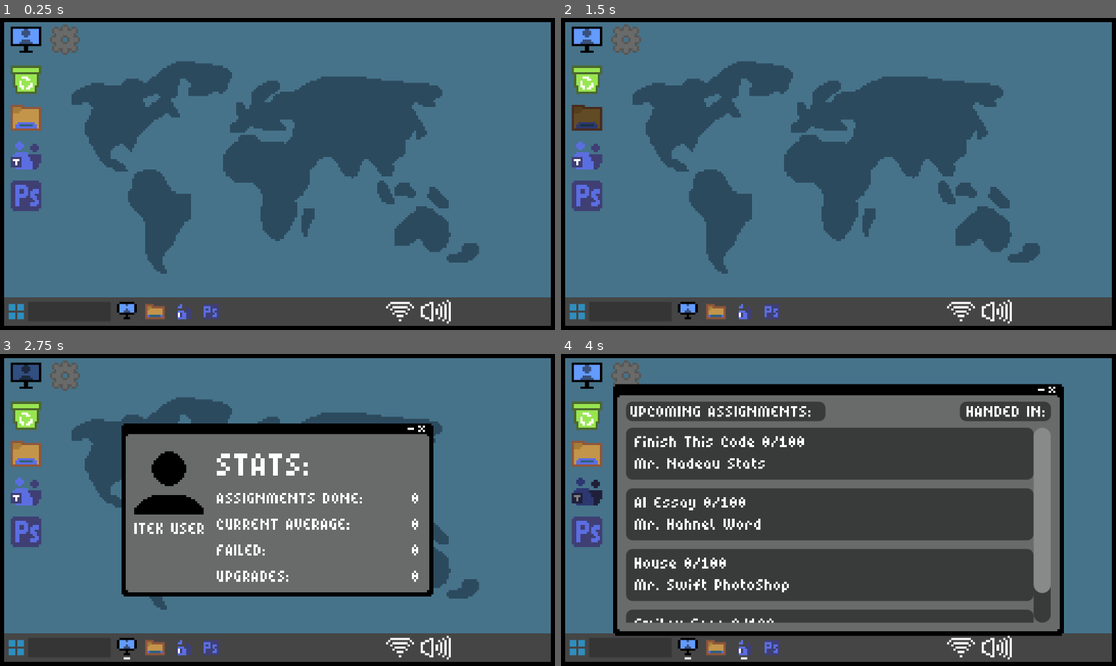
Above: before the commit, frames 1-4 (two rows, left to right).
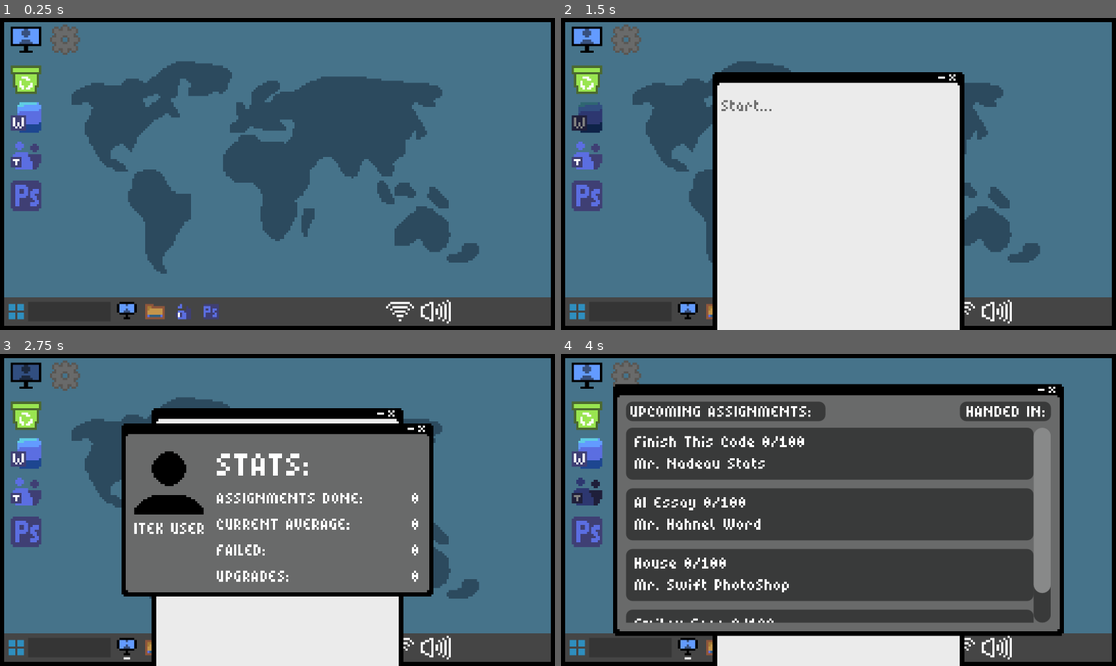
Above: after the commit, the same moments.

Repository: wonderdip/iTec-GameJam
Game: Godot game, scene res://Scenes/desktop.tscn
The game is run twice, just before and just after one commit, with the same random seed, the same clock (stepped at 60 frames per second) and the same inputs.
Inputs (mouse positions are in pixels of both pictures, inside the frame that each line leads up to):
- Up to frame 1 (0.25 s): no input
- Up to frame 2 (1.5 s): click (588, 117) at 0.52 s; click (588, 117) at 1.27 s
- Up to frame 3 (2.75 s): click (27, 375) at 2 s
- Up to frame 4 (4 s): click (588, 413) at 2.75 s; click (588, 491) at 3.5 s

The runs differ from the first frame. In frame 1, 0.5% of the frame differs, in the area x 1-8%, y 26-37%; in frame 2, 38%, in the area x 1-73%, y 17-100%; in frame 3, 13%; in frame 4, 4.9%.
Error before the commit: Invalid access to property or key 'app_name' on a base object of type 'Nil'. (res://Scripts/global.gd:11)
Error after the commit: Invalid access to property or key 'app_name' on a base object of type 'Nil'. (res://Scripts/global.gd:12)

Commit message:
added fail counting

Diff:
--- a/Scenes/desktop.tscn
+++ b/Scenes/desktop.tscn
@@ -5,7 +5,7 @@
 [ext_resource type="Script" uid="uid://dbcypsrwmp666" path="res://Scripts/desktop_button.gd" id="3_670jt"]
 [ext_resource type="Texture2D" uid="uid://oae7k74ebblw" path="res://Assets/icons/trash.png" id="3_mcvbk"]
 [ext_resource type="Resource" uid="uid://bfs0covscv5xe" path="res://Apps/stats.tres" id="4_ghx37"]
-[ext_resource type="Texture2D" uid="uid://dvfp8njit75v1" path="res://Assets/icons/files.png" id="5_m3b6i"]
+[ext_resource type="Texture2D" uid="uid://cq6p2grvg62xl" path="res://Assets/icons/word.png" id="6_4j8fu"]
 [ext_resource type="Texture2D" uid="uid://b81j7iugdvdx8" path="res://Assets/icons/teams.png" id="6_uegd8"]
 [ext_resource type="Resource" uid="uid://cl7dvc4rnu4x5" path="res://Apps/teams.tres" id="7_1djlj"]
 [ext_resource type="Texture2D" uid="uid://cseqji6dau67t" path="res://Assets/icons/photoshop.png" id="7_fy7rl"]
@@ -58,10 +58,11 @@
 script = ExtResource("3_670jt")
 metadata/_custom_type_script = "uid://dbcypsrwmp666"
 
-[node name="Files" type="TextureButton" parent="HBoxContainer/ColumnOne"]
+[node name="Word" type="TextureButton" parent="HBoxContainer/ColumnOne"]
 layout_mode = 2
-texture_normal = ExtResource("5_m3b6i")
+texture_normal = ExtResource("6_4j8fu")
 script = ExtResource("3_670jt")
+app_data = ExtResource("12_4j8fu")
 metadata/_custom_type_script = "uid://dbcypsrwmp666"
 
 [node name="Teams" type="TextureButton" parent="HBoxContainer/ColumnOne"]
@@ -85,7 +86,6 @@
 layout_mode = 2
 texture_normal = ExtResource("8_m3b6i")
 script = ExtResource("3_670jt")
-app_data = ExtResource("12_4j8fu")
 metadata/_custom_type_script = "uid://dbcypsrwmp666"
 
 [node name="TaskBar" type="HBoxContainer" parent="."]
--- a/Scenes/stats.tscn
+++ b/Scenes/stats.tscn
@@ -70,7 +70,7 @@
 theme_override_font_sizes/font_size = 8
 text = "CURRENT AVERAGE:"
 
-[node name="Perfects" type="Label" parent="Panel/VBoxContainer"]
+[node name="Failed" type="Label" parent="Panel/VBoxContainer"]
 layout_mode = 2
 theme_override_font_sizes/font_size = 8
 text = "FAILED:"
@@ -99,7 +99,7 @@
 text = "0"
 horizontal_alignment = 2
 
-[node name="PerfectsNum" type="Label" parent="Panel/VBoxContainer2"]
+[node name="FailedNum" type="Label" parent="Panel/VBoxContainer2"]
 layout_mode = 2
 theme_override_font_sizes/font_size = 8
 text = "0"
--- a/Scripts/global.gd
+++ b/Scripts/global.gd
@@ -5,6 +5,7 @@
 var used_assignments: Array[AssignmentData] = []
 var graded_assignments: Array[AssignmentData] = []
 var assignments_done: int = 0
+var failed_assignments: int = 0
 var current_average: float = 0
 
 func open_app(app_data: AppData, desktop: Control) -> Application:
@@ -80,3 +81,6 @@
 	for a in graded_assignments:
 		total += a.grade
 	current_average = total / assignments_done
+
+	if assignment.grade < 60:
+		failed_assignments += 1
--- a/Scripts/stats.gd
+++ b/Scripts/stats.gd
@@ -2,9 +2,10 @@
 
 @onready var assignments_num: Label = $VBoxContainer2/AssignmentsNum
 @onready var average_num: Label = $VBoxContainer2/AverageNum
-@onready var perfects_num: Label = $VBoxContainer2/PerfectsNum
+@onready var failed_num: Label = $VBoxContainer2/FailedNum
 @onready var upgrades_num: Label = $VBoxContainer2/UpgradesNum
 
-func _process(delta: float) -> void:
+func _process(_delta: float) -> void:
 	assignments_num.text = str(Global.assignments_done)
-	average_num.text = str(int(Global.current_average))
+	average_num.text = str(roundi(Global.current_average))
+	failed_num.text = str(Global.failed_assignments)
Binary file added: Assets/icons/word.png
Not shown, added: Assets/icons/word.png.import
